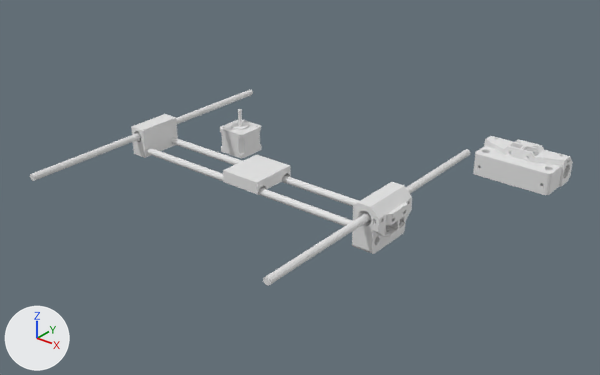
A saved change to the Blender file corexy.blend.
Before and after are seen from a 50 mm camera at (567.0, -601.0, 376.0) aimed at (61.0, 32.0, -17.0). Arrows for +X, +Y and +Z are at lower left; the lights stay in place.

Names of what the first picture shows: 'Motor NEMA17', 'Parts', 'X end 44mm', 'X end 70mm'.
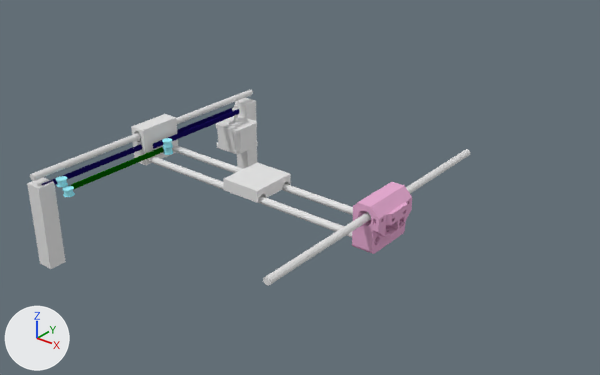
Diff of the bpy script that builds the scene:
```diff
--- a/corexy.blend.py
+++ b/corexy.blend.py
@@ me_x_end_44mm @@
 me_x_end_44mm.from_pydata(...)  # 2169 vertices, 4402 faces; spans x -29.7..30.3, y 146.3..198.3, z -20.0..14.0
+me_x_end_44mm.materials.append(mat_material_002)  # pink #e7acd2
@@ me_parts @@
-me_parts.from_pydata(...)  # 216 vertices, 420 faces; spans x -174.0..169.0, y -174.0..174.0, z -25.0..10.0
+me_parts.from_pydata(...)  # 216 vertices, 420 faces; spans x -174.0..169.0, y -174.0..174.0, z -35.0..10.0
+# me_parts part 1
+# 2 vertices are removed from x -154.0..169.0, y 17.0..19.0, z -15.0..-14.0
+# 14 faces are deleted
+# 51 vertices in x -174.0..169.0, y -27.0..27.0, z -25.0..-14.0 move by (0.0, 0.0, -10.0)
+# 3 vertices move from x -154.0..169.0, y 16.0..17.0, z -17.0..-15.0 to x -154.0..169.0, y 17.0..19.0, z -25.0..-24.0
+# 2 vertices are added at (-154.0, 16.0, -27.0), (169.0, 16.0, -27.0)
+# 14 new faces join them
+# me_parts part 2
+# 60 vertices in x -25.0..25.0, y -28.0..28.0, z -18.0..-4.0 move by (0.0, 0.0, -10.0)
@@ ob_x_end_70mm @@
 ob_x_end_70mm.location = (0.0, 0.0, 0.0)
+ob_x_end_70mm.hide_set(True)  # its collection is switched off
@@ ob_motor_nema17 @@
 ob_motor_nema17 = bpy.data.objects.new('Motor NEMA17', me_motor_nema17)
-ob_motor_nema17.location = (-137.0, 153.0, -50.0)
+ob_motor_nema17.location = (-144.0, 153.0, -46.0)
@@ ob_cylinder_002 @@
+ob_cylinder_002 = bpy.data.objects.new('Cylinder.002', me_cylinder_007)  # a 32-sided cylinder along z spanning x -5.0..5.0, y -5.0..5.0, z -3.0..3.0
+ob_cylinder_002.location = (-144.0, 153.0, -12.0)
@@ ob_cube_002 @@
+ob_cube_002 = bpy.data.objects.new('Cube.002', me_cube_002)  # a box spanning x -6.0..6.0, y -6.0..6.0, z -6.0..6.0; in mat_upper_belt (dark blue #160d5a)
+ob_cube_002.location = (-139.0, 78.0, -12.0)
+ob_cube_002.scale = (0.167, 12.5, 0.5)
@@ ob_cylinder_006 @@
+ob_cylinder_006 = bpy.data.objects.new('Cylinder.006', me_cylinder_008)  # 192 vertices, 162 faces; spans x -6.0..6.0, y -6.0..6.0, z -4.0..4.0; in mat_material_001 (cyan #9ff2ff)
+ob_cylinder_006.location = (-133.0, 20.0, -12.0)
@@ ob_cube_003 @@
+ob_cube_003 = bpy.data.objects.new('Cube.003', me_cube_003)  # a box spanning x -10.0..10.0, y -10.0..10.0, z -10.0..10.0
+ob_cube_003.location = (-155.0, 184.0, -60.0)
+ob_cube_003.scale = (1.0, 1.0, 5.0)
@@ ob_cube_004 @@
+ob_cube_004 = bpy.data.objects.new('Cube.004', me_cube_004)  # a box spanning x -6.0..6.0, y -18.0..6.0, z -6.0..6.0; in mat_upper_belt (dark blue #160d5a)
+ob_cube_004.location = (-149.0, 78.0, -12.0)
+ob_cube_004.scale = (0.167, 12.5, 0.5)
@@ ob_cylinder_007 @@
+ob_cylinder_007 = bpy.data.objects.new('Cylinder.007', me_cylinder_008.copy())
+ob_cylinder_007.location = (-133.0, 20.0, -20.8)
@@ ob_cube_005 @@
+ob_cube_005 = bpy.data.objects.new('Cube.005', me_cube_005)  # a box spanning x -6.0..6.0, y -6.0..6.0, z -6.0..6.0; in mat_lower_belt (dark green #025500)
+ob_cube_005.location = (-139.0, -52.0, -20.8)
+ob_cube_005.scale = (0.167, 12.5, 0.5)
@@ ob_cylinder_008 @@
+ob_cylinder_008 = bpy.data.objects.new('Cylinder.008', me_cylinder_008.copy())
+ob_cylinder_008.location = (-143.0, -126.0, -12.0)
@@ ob_cylinder_009 @@
+ob_cylinder_009 = bpy.data.objects.new('Cylinder.009', me_cylinder_008.copy())
+ob_cylinder_009.location = (-133.0, -126.0, -20.8)
@@ ob_cube_006 @@
+ob_cube_006 = bpy.data.objects.new('Cube.006', me_cube_003.copy())
+ob_cube_006.location = (-155.0, -144.0, -60.0)
+ob_cube_006.scale = (1.0, 1.0, 5.0)
```

What differs and where, as boxes (x1, y1, x2, y2) in the pictures (600 x 375 px; the box of a moved part takes in the faces that stretch with it):
'X end 70mm', hidden: before (473, 136, 573, 195)
'X end 44mm', recoloured (grey to pink): (352, 182, 412, 254) in both
'Cube.006', added: after (27, 177, 66, 269)
'Motor NEMA17', moved: before (220, 109, 262, 158); after (216, 105, 258, 154)
'Cube.004', added (blue): after (41, 107, 233, 185)
'Cube.003', added: after (235, 98, 257, 169)
'Cube.005', added (green): after (69, 147, 164, 190)
'Cube.002', added (blue): after (153, 109, 239, 149)
'Cylinder.009', added: after (62, 186, 75, 197)
'Cylinder.008', added: after (56, 176, 68, 187)
'Cylinder.006', added: after (162, 138, 173, 148)
'Cylinder.007', added: after (163, 147, 173, 155)
'Cylinder.002', added: after (232, 107, 240, 113)
part 1 of me_parts, moved or reshaped: before (131, 118, 359, 226); after (131, 118, 353, 238)
part 2 of me_parts, moved or reshaped: before (223, 155, 291, 194); after (223, 163, 291, 203)
